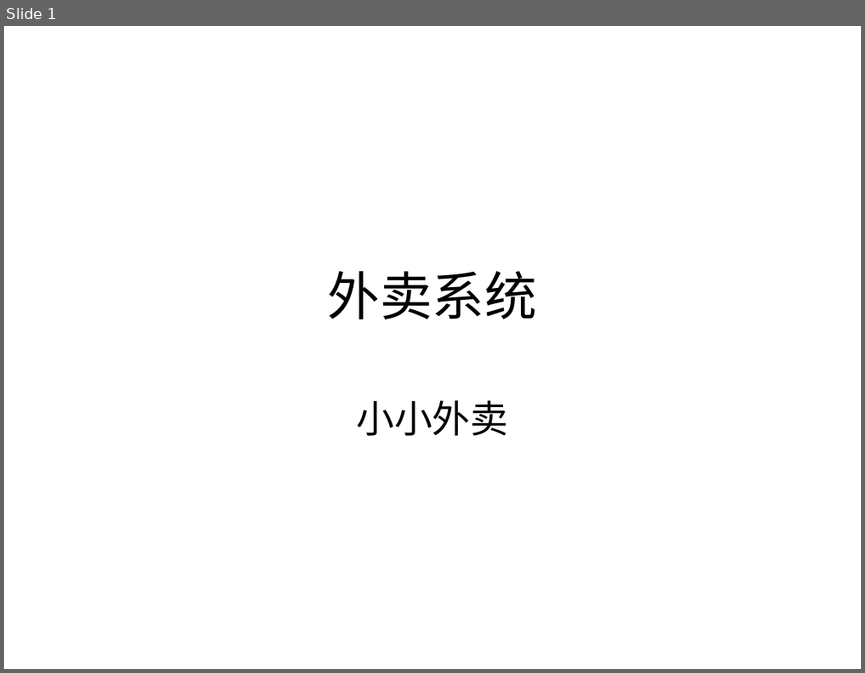
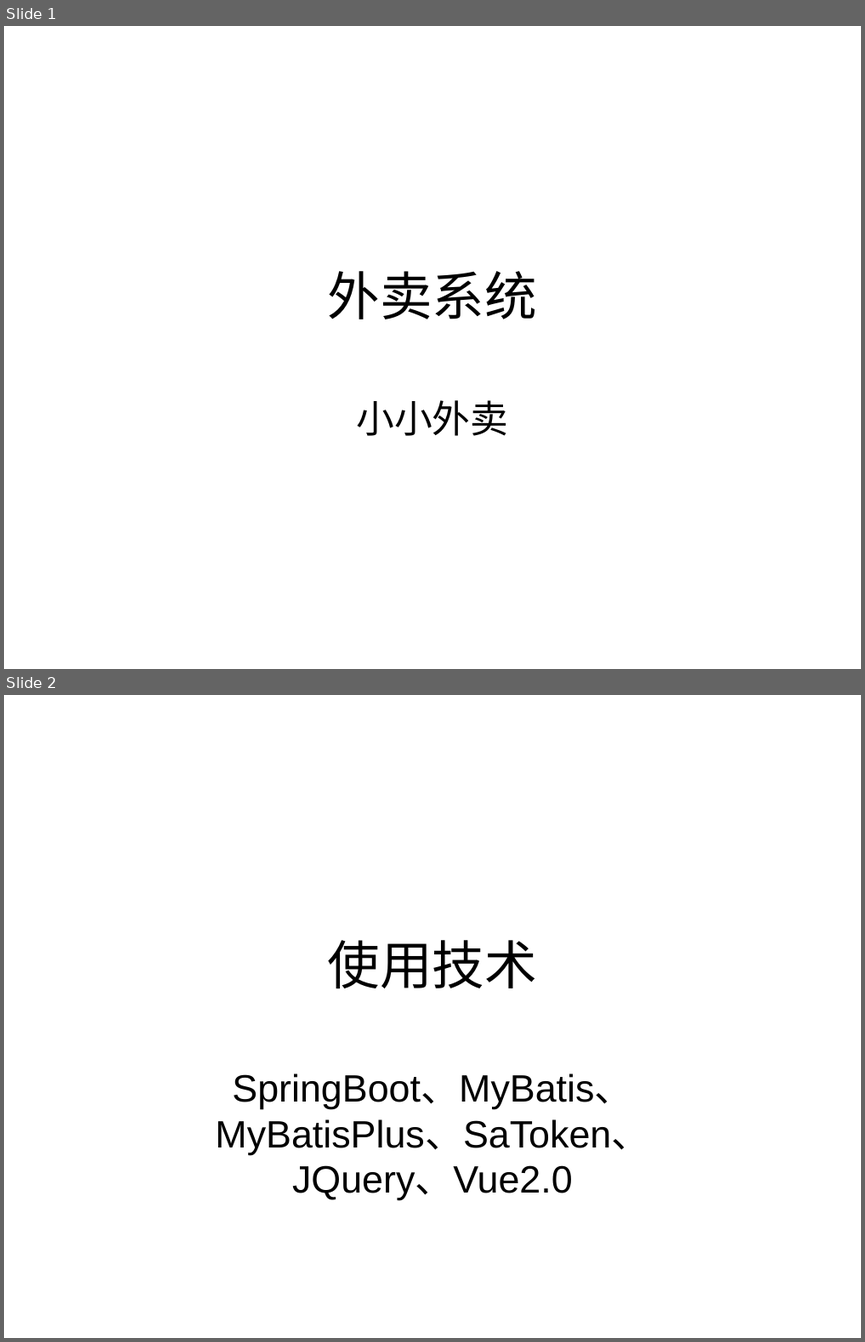
Before and after one commit to morsite/A-Little-Takeaway, a slide deck: PPT说明.ppt. Shown one above the other, each under a label of ours: slide 1 before the commit, slides 1 and 2 after it. The pictures are 865x673 and 865x1342 pixels, drawn with LibreOffice and Linux fonts; fonts in the diff are those of the drawing. Boxes give left, top, right and bottom in pixels: in the first picture for what was removed or moved away, otherwise in the second. Text is boxed around its words. In the diff, an @@ line names an element or a change of style, - is before the commit and + after.

```diff
--- a/PPT说明.ppt
+++ b/PPT说明.ppt
@@ slide 2 added at <box>4,695,861,1338</box>, background #FFFFFF @@
@@ title added at <box>328,940,537,989</box>, 44 pt, text #000000 @@
+使用技术
@@ subtitle added at <box>215,1073,649,1200</box>, 32 pt, text #000000 @@
+SpringBoot、MyBatis、MyBatisPlus、SaToken、JQuery、Vue2.0
```
